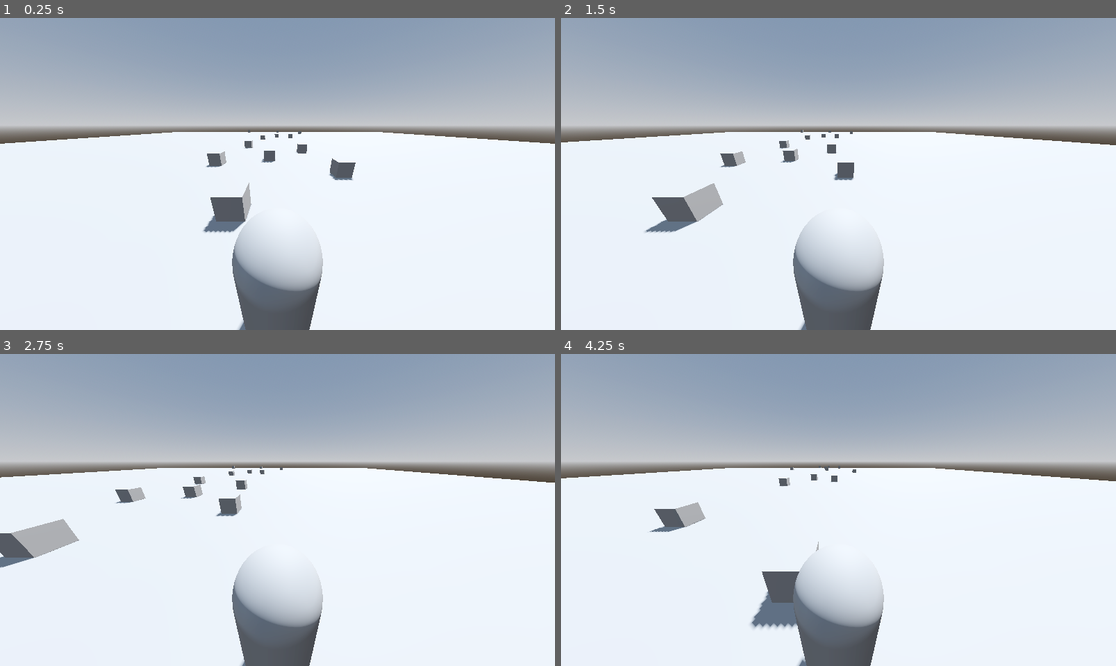
Above: before the commit, frames 1-4 (two rows, left to right).
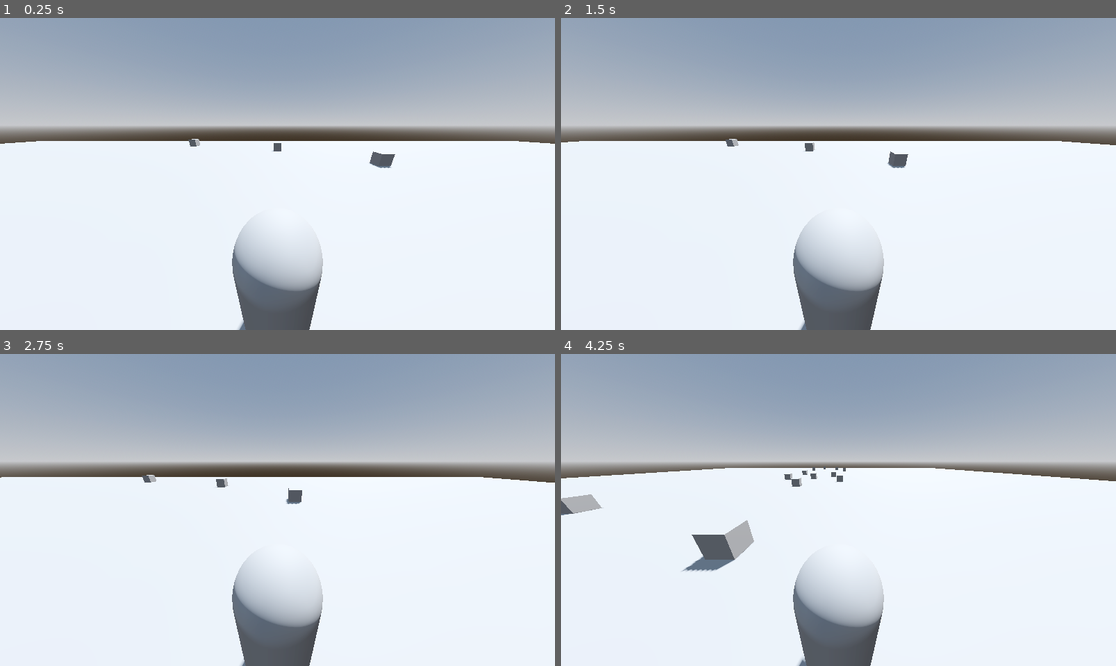
Above: after the commit, the same moments.

Repository: lucasthierry17/Soccer_Runner
Game: Godot game, scene res://world.tscn
The game is run twice, just before and just after one commit, with the same random seed, the same clock (stepped at 60 frames per second) and the same inputs.
Inputs:
- Up to frame 1 (0.25 s): no input
- Up to frame 2 (1.5 s): tap Enter at 0.5 s; hold Right (ui_right) 0.53-1.28 s; hold Down (ui_down) from 1.28 s (still down)
- Up to frame 3 (2.75 s): tap Space at 2 s; release Down (ui_down) at 2.03 s; hold Right (ui_right) from 2.03 s (still down)
- Up to frame 4 (4.25 s): release Right (ui_right) at 2.78 s; hold Up (ui_up) 2.78-3.53 s; hold Left (ui_left) from 3.53 s (still down)

The runs differ from the first frame. In frame 1, 3.3% of the frame differs, in the area x 8-92%, y 35-69%; in frame 2, 3.6%; in frame 3, 3.8%, in the area x 0-86%, y 35-69%; in frame 4, 3.3%.

Commit message:
movement after 3 seconds

Diff:
--- a/terrain_controller.gd
+++ b/terrain_controller.gd
@@ -17,9 +17,12 @@
 ## Path to directory holding the terrain block scenes
 @export_dir var terrain_blocks_path = "res://terrain_blocks"
 ## Distance at which blocks will initially spawn (further away from the player)
-@export var spawn_distance: float = 200.0
+@export var spawn_distance: float = 50.0
 ## Delay before blocks appear (in seconds)
 @export var start_delay: float = 3.0
+## Flag to indicate if movement can start
+var can_move: bool = false
+
 
 func _ready() -> void:
 	_load_terrain_scenes(terrain_blocks_path)
@@ -38,22 +41,24 @@
 
 func _physics_process(delta: float) -> void:
 	# Only move the blocks if there's something in the terrain belt (after initialization)
-	if terrain_belt.size() > 0 and start_delay <= 0.0:
+	if can_move:
 		_progress_terrain(delta)
 
 
 ## Called when the timer finishes and the terrain should start moving
 func _on_delay_finished() -> void:
-	start_delay = 0.0  # Set start_delay to 0 to indicate the terrain should now move
+	can_move = true
+	#start_delay = 0.0  # Set start_delay to 0 to indicate the terrain should now move
 
 
 func _init_blocks(number_of_blocks: int) -> void:
 	for block_index in number_of_blocks:
 		var block = TerrainBlocks.pick_random().instantiate()
 		if block_index == 0:
-			block.position.z = block.mesh.size.y/2
+			block.position.z = spawn_distance
 		else:
-			_append_to_far_edge(terrain_belt[block_index-1], block)
+			_append_to_far_edge(terrain_belt[block_index - 1], block)
+			#_append_to_far_edge(terrain_belt[block_index-1], block)
 		add_child(block)
 		terrain_belt.append(block)
 
